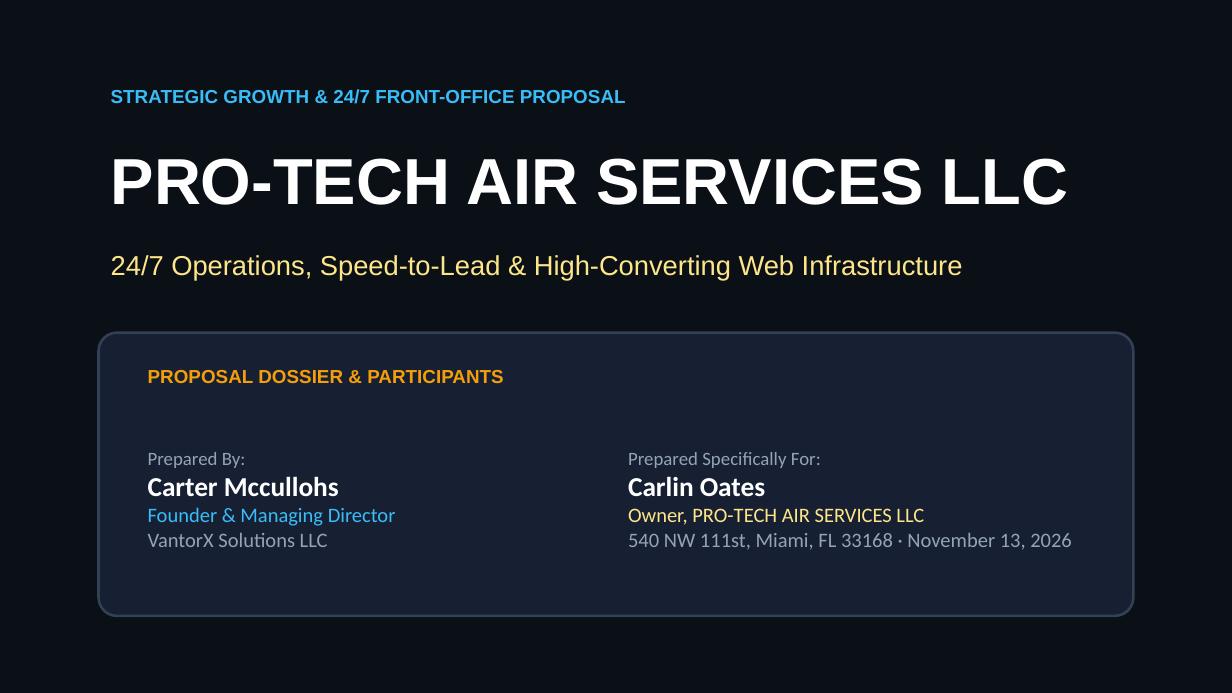
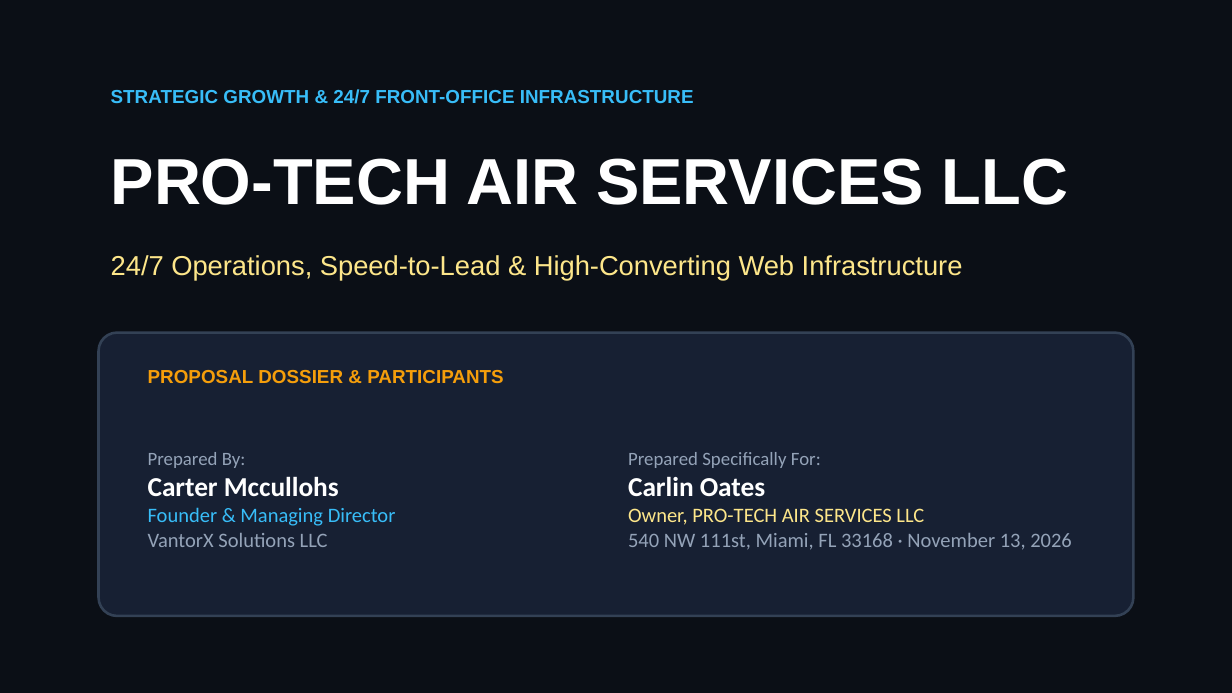
Before and after one commit to hluke2057-hub/Vantorxsolutions, a slide deck: slide 1 of website/demo/PRO-TECH_AIR_SERVICES_PROPOSAL.pptx. Drawn at 1232x693 pixels with LibreOffice and Linux fonts; fonts in the diff are those of the drawing. Boxes give left, top, right and bottom in pixels: in the first picture for what was removed or moved away, otherwise in the second. Text is boxed around its words. In the diff, an @@ line names an element or a change of style, - is before the commit and + after.

```diff
--- a/website/demo/PRO-TECH_AIR_SERVICES_PROPOSAL.pptx
+++ b/website/demo/PRO-TECH_AIR_SERVICES_PROPOSAL.pptx
@@ text at [111,89,694,104]: text changed @@
-STRATEGIC GROWTH & 24/7 FRONT-OFFICE PROPOSAL
+STRATEGIC GROWTH & 24/7 FRONT-OFFICE INFRASTRUCTURE
```
Also in this commit, not shown: 5 other slides changed, 3 slides added, 11 other files.
